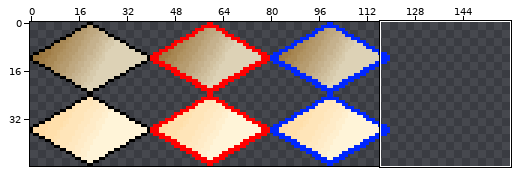
Two versions of one sprite sheet, assets/atlas/cells.png. Above, an overview of the earlier version with the close-up marked.
Close-up. The starting point:
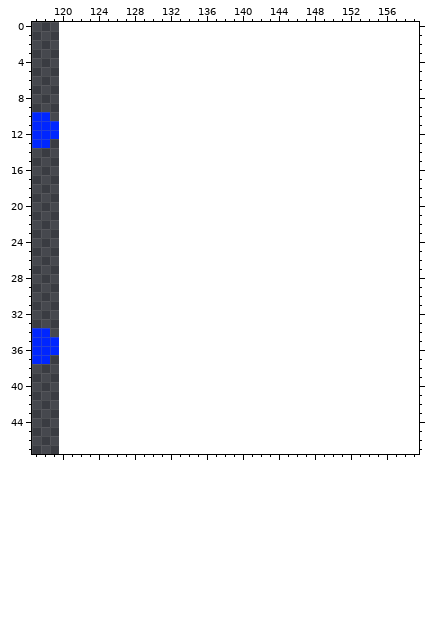
The file is 120x48 pixels. Colours within 5 levels of each other are drawn and written as one. Shown: x 117..159, y 0..47. The old version is drawn lined up with the new one, on the new canvas.
After:
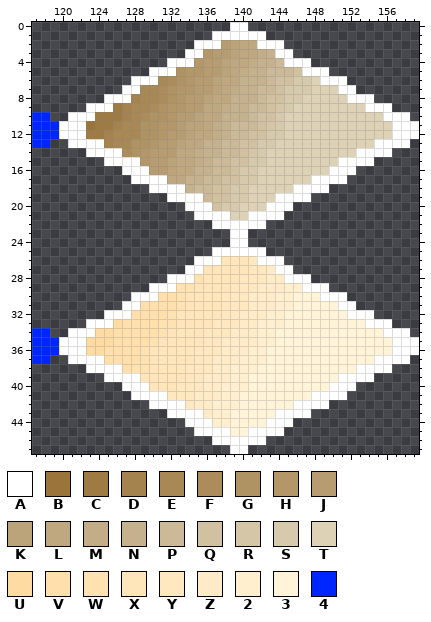
Palette (. is transparent): A #ffffff  B #9a743b  C #9f7b44  D #a5834e  E #a88854  F #ab8c5a  G #b09362  H #b39769  J #b69c70  K #bca47a  L #bfa880  M #c2ad87  N #c5b18d  P #cbb997  Q #d1c1a0  R #d4c6a6  S #d7caac  T #ddd2b6  U #ffdba4  V #ffdfab  W #ffe2b1  X #ffe5b9  Y #ffe8c0  Z #ffebc7  2 #ffefce  3 #fff4d8  4 #0026ff
What changed:
canvas 120x48 -> 160x48
y 0: x 139..140 .. -> AA
y 1: x 137..142 ...... -> AAAAAA
y 2: x 135..144 .......... -> AAAJKLLAAA
y 3: x 134..145 ............ -> AAHJJKLLMNAA
y 4: x 132..147 ................ -> AAAHJJKLLMNNPAAA
y 5: x 130..149 .................... -> AAAGHHJJKLMNNPPPQAAA
y 6: x 128..151 ........................ -> AAAEFGHJJKLLNNNPQQSSTAAA
y 7: x 127..152 .......................... -> AAEEFGHHJJKLMNNPPQSSSTTTAA
y 8: x 125..154 .............................. -> AAADEEFGHJJKLLNNNPQQSSTTTTTAAA
y 9: x 123..156 .................................. -> AAACDEEFGHHJJLLMNNPPQRSTTTTTTTTAAA
y 10: x 121..158 ...................................... -> AAACCCDEFGGHJJKLLNNNPQQSTTTTTTTTTTTAAA
y 11: x 120..159 ........................................ -> AAABCCDEEGGHHJKKLMNPPPQRSTTTTTTTTTTTTAAA
y 12: x 120..159 ........................................ -> AAACCDEEEGGHJJKLLMNPPQQSSTTTTTTTTTTTTAAA
y 13: x 121..158 ...................................... -> AAAADEEGGHJJKLLNNPPQQSSTTTTTTTTTTTAAAA
y 14: x 123..156 .................................. -> AAAAFGHJJJLLMNNPPQRSTTTTTTTTTTAAAA
y 15: x 125..154 .............................. -> AAAAHJJKLLMNPPQQSSTTTTTTTTAAAA
y 16: x 127..152 .......................... -> AAAJJKLLNNPPQSSTTTTTTTTAAA
y 17: x 128..151 ........................ -> AAAALLNNPPQQSSTTTTTTAAAA
y 18: x 130..149 .................... -> AAAANPPQQSSTTTTTAAAA
y 19: x 132..147 ................ -> AAAAPQQSSTTTAAAA
y 20: x 134..145 ............ -> AAAQSSTTTAAA
y 21: x 135..144 .......... -> AAAATTAAAA
y 22: x 137..142 ...... -> AAAAAA
y 23..24: x 139..140 .. -> AA
y 25: x 137..142 ...... -> AAAAAA
y 26: x 135..144 .......... -> AAAXXXYAAA
y 27: x 134..145 ............ -> AAXXXXXYYZAA
y 28: x 132..147 ................ -> AAAWXXXXYYYZZAAA
y 29: x 130..149 .................... -> AAAWWXXXXYYYZZZ22AAA
y 30: x 128..151 ........................ -> AAAVVWXXXXYYYZZZ22333AAA
y 31: x 127..152 .......................... -> AAVVVVWXXXXYYYZZZ2233333AA
y 32: x 125..154 .............................. -> AAAVVVVWXXXXXYYZZZ223333333AAA
y 33: x 123..156 .................................. -> AAAUVVVVWWXXXXYYYZZ222333333333AAA
y 34: x 121..158 ...................................... -> AAAUUVVVVVWXXXXYYYZZZ22333333333333AAA
y 35: x 120..159 ........................................ -> AAAUUUVVVVWXXXXXYYZZZZ223333333333333AAA
y 36: x 120..159 ........................................ -> AAAUUVVVVWXXXXXYYYZZZ2233333333333333AAA
y 37: x 121..158 ...................................... -> AAAAVVVVWXXXXXYYZZZ222333333333333AAAA
y 38: x 123..156 .................................. -> AAAAVWWXXXXYYYZZ22233333333333AAAA
y 39: x 125..154 .............................. -> AAAAXXXXXYYZZZ223333333333AAAA
y 40: x 127..152 .......................... -> AAAXXXYYYZZ222333333333AAA
y 41: x 128..151 ........................ -> AAAAYYYZZZ2233333333AAAA
y 42: x 130..149 .................... -> AAAAYZZ222333333AAAA
y 43: x 132..147 ................ -> AAAAZ2233333AAAA
y 44: x 134..145 ............ -> AAA223333AAA
y 45: x 135..144 .......... -> AAAA33AAAA
y 46: x 137..142 ...... -> AAAAAA
y 47: x 139..140 .. -> AA
Where, in picture pixels (left, top, right, bottom), the same in both close-ups:
added: (59, 22, 419, 454)
